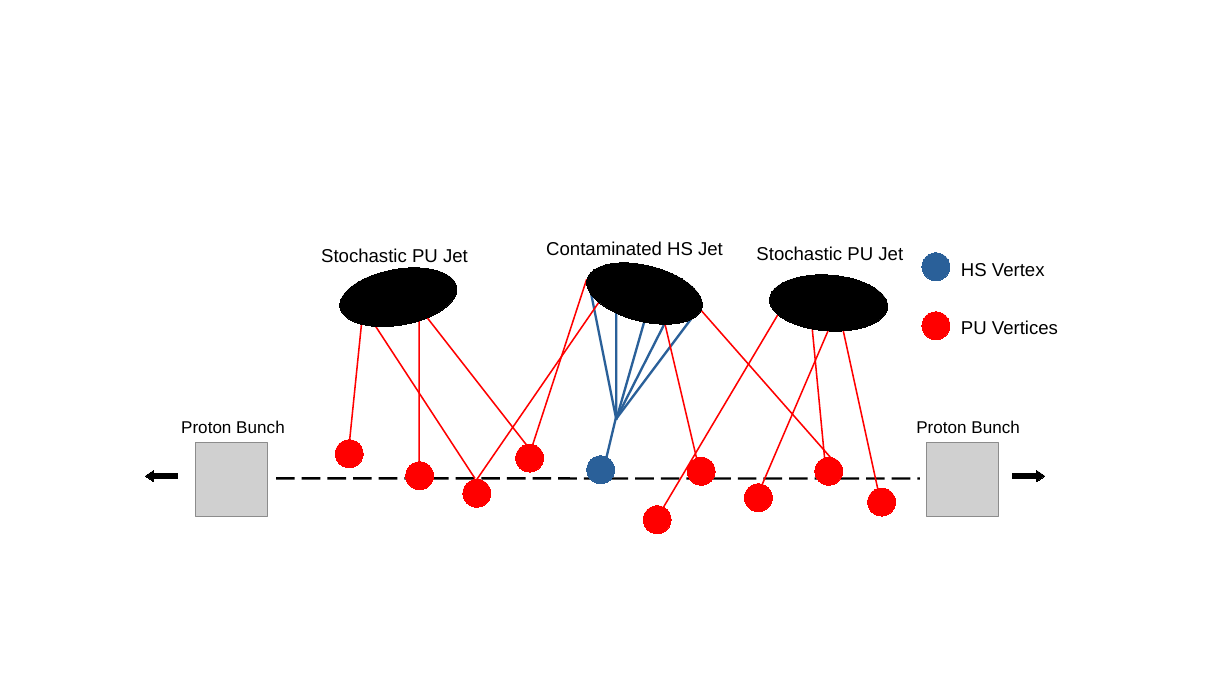
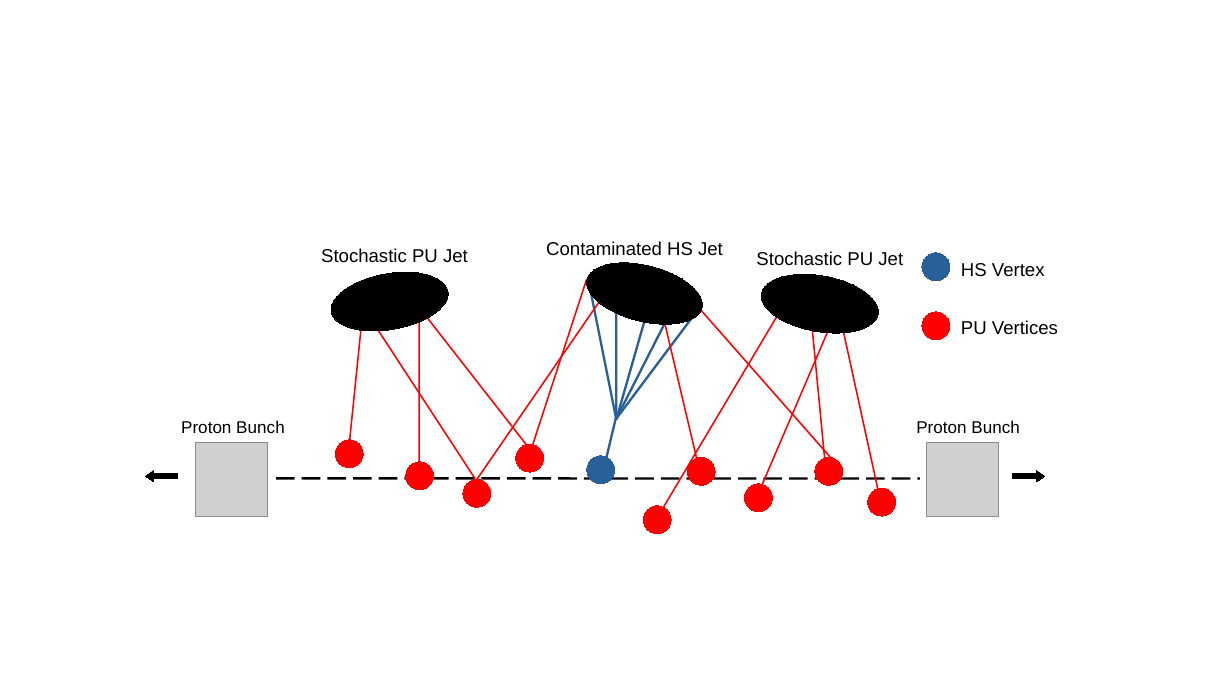
Before and after one commit to LukeV37/Pileup_Plotting, a slide deck: slide 1 of Fig1/pileup_graphic.odp. Drawn at 1232x693 pixels with LibreOffice and Linux fonts; fonts in the diff are those of the drawing; grey boxes stand for pictures. Boxes give left, top, right and bottom in pixels: in the first picture for what was removed or moved away, otherwise in the second. Text is boxed around its words. In the diff, an @@ line names an element or a change of style, - is before the commit and + after.

```diff
--- a/Fig1/pileup_graphic.odp
+++ b/Fig1/pileup_graphic.odp
@@ ellipse: place and size @@
-ellipse at (336,260,462,335)
+ellipse at (327,264,453,340)
@@ text "Stochastic PU Jet": place and size @@
-text "Stochastic PU Jet" at (756,246,903,261)
+text "Stochastic PU Jet" at (756,251,903,266)
@@ ellipse at (757,266,884,342): rotation 4 to 10 degrees @@
```
Also in this commit, not shown: 2 other files.
